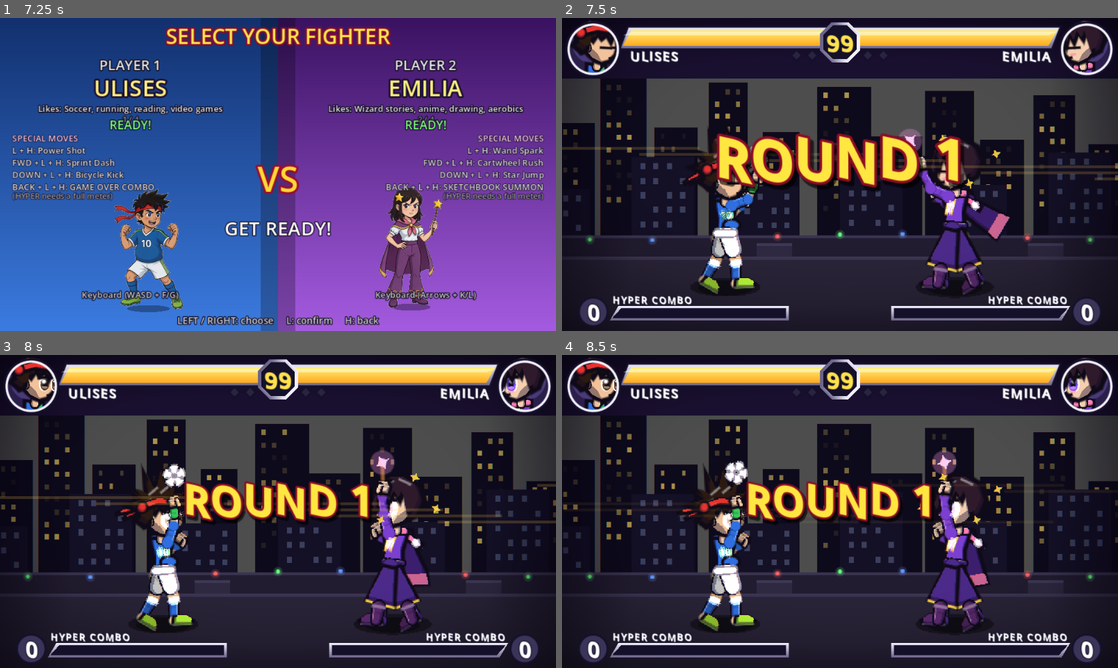
Above: before the commit, frames 1-4 (two rows, left to right).
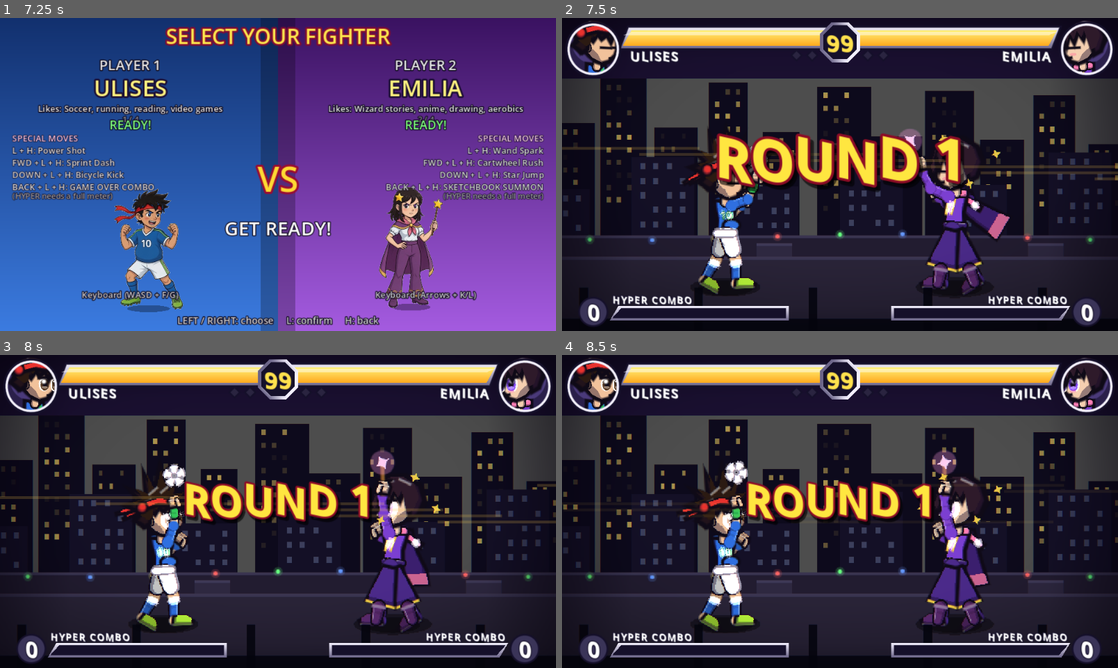
Above: after the commit, the same moments.

Repository: timoteoponce/fighting-game
Game: Godot game, scene res://scenes/main.tscn
The game is run twice, just before and just after one commit, with the same random seed, the same clock (stepped at 60 frames per second) and the same inputs.
Inputs:
- Up to frame 1 (7.25 s): tap Enter at 0.5, 4.35 s; hold D 0.53-1.28 s; tap F at 0.6, 6.6 s; hold S 1.28-2.03 s; tap G at 1.35 s; hold D 2.03-2.78 s; tap 1 at 2.1 s; hold W 2.78-3.53 s; tap K at 2.85 s; hold A 3.53-5.03 s; tap L at 3.6 s; hold S 5.03-5.78 s; tap Backspace at 5.1 s; hold D 5.78-6.53 s; tap R at 5.85 s; hold W from 6.53 s (still down)
- Up to frame 2 (7.5 s): release W at 7.28 s; hold D from 7.28 s (still down); tap G at 7.35 s
- Up to frame 3 (8 s): keep holding D
- Up to frame 4 (8.5 s): release D at 8.03 s; hold S from 8.03 s (still down); tap 1 at 8.1 s

Frame 1 is identical in both runs. In frame 2, 0.6% of the frame differs, in the area x 23-88%, y 86-100%; in frame 3, 0.6%; in frame 4, 0.6%.

Commit message:
Phase 3: add foreground occluder layer

Diff:
--- a/scripts/fight/fight.gd
+++ b/scripts/fight/fight.gd
@@ -19,6 +19,7 @@
 var projectiles: Array[Projectile] = []
 var stage: Stage
 var effects: Effects
+var foreground: Foreground
 var post_mat: ShaderMaterial
 var camera: Camera2D
 var hud: Hud
@@ -90,6 +91,14 @@
 		fighters.append(f)
 	fighters[0].opponent = fighters[1]
 	fighters[1].opponent = fighters[0]
+	# Foreground occluders: above the fighters, below the effects, so hit
+	# sparks still read on top. Parallax f > 1 makes them move faster than
+	# the fighters and read as close to the camera.
+	foreground = Foreground.new()
+	foreground.stage = stage
+	foreground.kind = stage.kind
+	foreground.z_index = 4
+	world.add_child(foreground)
 	effects = Effects.new()
 	effects.z_index = 5
 	world.add_child(effects)
--- /dev/null
+++ b/scripts/fight/foreground.gd
@@ -0,0 +1,128 @@
+class_name Foreground
+extends Node2D
+## Foreground occluders: dark, out-of-focus silhouettes drawn in front of the
+## fighters to sell depth. Parallax f > 1 so they move faster than the fighters
+## and read as close to the camera. Sits at z_index 4 — above the fighters,
+## below the effects — so hit sparks still read on top of everything.
+
+var stage: Stage
+var kind := "field"
+var t := 0.0
+
+func _process(delta: float) -> void:
+	t += delta
+	queue_redraw()
+
+func layer(f: float) -> void:
+	var sx := 0.0
+	var sy := 0.0
+	if stage != null:
+		sx = (stage.cam_x - Fight.STAGE_W * 0.5) * (1.0 - f)
+		sy = (stage.cam_y - Stage.BASE_Y) * (1.0 - f)
+	draw_set_transform(Vector2(sx, sy))
+
+func _draw() -> void:
+	match kind:
+		"library":
+			_draw_library()
+		"rooftop":
+			_draw_rooftop()
+		"dojo":
+			_draw_dojo()
+		"beach":
+			_draw_beach()
+		"snow":
+			_draw_snow()
+		_:
+			_draw_field()
+	draw_set_transform(Vector2.ZERO)
+
+# --- Soccer stadium ----------------------------------------------------------------
+
+func _draw_field() -> void:
+	# Near crowd: dark heads and shoulders along the bottom, in front of the pitch.
+	layer(1.3)
+	var col := Color(0.02, 0.02, 0.05, 0.88)
+	for i in 11:
+		var x := -120.0 + i * 125.0 + sin(t * 0.5 + i * 2.3) * 5.0
+		var y := 350.0 + sin(i * 1.9) * 6.0
+		draw_circle(Vector2(x, y - 16.0), 19.0, col)
+		draw_circle(Vector2(x, y + 10.0), 29.0, col)
+
+# --- Magic library -----------------------------------------------------------------
+
+func _draw_library() -> void:
+	# A near bookshelf on the left edge, and a candle hanging in from the top.
+	layer(1.25)
+	var col := Color(0.03, 0.02, 0.05, 0.9)
+	draw_rect(Rect2(-40, -60, 70, 460), col)
+	for i in 6:
+		draw_line(Vector2(-40, 20.0 + i * 62.0), Vector2(30, 20.0 + i * 62.0), Color(0.1, 0.07, 0.14, 0.8), 3.0)
+	# Candle.
+	var cx := 620.0
+	var cy := sin(t * 0.8) * 4.0
+	draw_line(Vector2(cx, -40), Vector2(cx, 40.0 + cy), Color(0.05, 0.04, 0.08, 0.9), 3.0)
+	draw_circle(Vector2(cx, 52.0 + cy), 7.0, Color(0.1, 0.08, 0.12, 0.9))
+	draw_circle(Vector2(cx, 50.0 + cy), 3.0, Color(1, 0.85, 0.5, 0.7))
+
+# --- Rooftop -----------------------------------------------------------------------
+
+func _draw_rooftop() -> void:
+	# A near railing along the bottom and an antenna on the right.
+	layer(1.3)
+	var col := Color(0.02, 0.02, 0.06, 0.9)
+	draw_rect(Rect2(-100, 330, 1300, 40), col)
+	for i in 12:
+		draw_rect(Rect2(-80.0 + i * 110.0, 300, 8, 60), col)
+	# Antenna.
+	draw_line(Vector2(920, 340), Vector2(920, 180), col, 5.0)
+	draw_line(Vector2(890, 200), Vector2(950, 200), col, 4.0)
+	draw_line(Vector2(900, 240), Vector2(940, 240), col, 4.0)
+
+# --- Dojo --------------------------------------------------------------------------
+
+func _draw_dojo() -> void:
+	# A near wooden pillar on the left and a lantern hanging in from the top.
+	layer(1.25)
+	var col := Color(0.04, 0.02, 0.03, 0.92)
+	draw_rect(Rect2(-30, -60, 60, 460), col)
+	draw_line(Vector2(-30, -60), Vector2(-30, 400), Color(0.12, 0.07, 0.08, 0.7), 3.0)
+	# Lantern.
+	var lx := 560.0
+	var ly := sin(t * 0.6) * 5.0
+	draw_line(Vector2(lx, -40), Vector2(lx, 30.0 + ly), Color(0.06, 0.04, 0.05, 0.9), 3.0)
+	draw_circle(Vector2(lx, 48.0 + ly), 16.0, Color(0.14, 0.09, 0.08, 0.9))
+	draw_circle(Vector2(lx, 48.0 + ly), 9.0, Color(1, 0.7, 0.35, 0.55))
+
+# --- Beach ------------------------------------------------------------------------
+
+func _draw_beach() -> void:
+	# A palm frond hanging in from the top-left, and a rock on the bottom-right.
+	layer(1.25)
+	var col := Color(0.03, 0.05, 0.04, 0.9)
+	for i in 5:
+		var a := -0.5 + i * 0.28
+		var pts := PackedVector2Array()
+		for k in 8:
+			var d := k * 22.0
+			pts.append(Vector2(40.0 + cos(a) * d, -20.0 + sin(a) * d + k * k * 1.5))
+		draw_polyline(pts, col, 7.0 - i * 0.8, true)
+	draw_circle(Vector2(560, 350), 46.0, Color(0.05, 0.05, 0.07, 0.85))
+	draw_circle(Vector2(520, 356), 30.0, Color(0.05, 0.05, 0.07, 0.8))
+
+# --- Snowy park --------------------------------------------------------------------
+
+func _draw_snow() -> void:
+	# A snowdrift along the bottom and a bare branch in from the top-right.
+	layer(1.3)
+	draw_colored_polygon(PackedVector2Array([Vector2(-100, 360), Vector2(-100, 330),
+		Vector2(200, 318), Vector2(500, 332), Vector2(800, 320), Vector2(1100, 335),
+		Vector2(1100, 360)]), Color(0.75, 0.8, 0.9, 0.9))
+	var col := Color(0.04, 0.03, 0.05, 0.9)
+	for i in 4:
+		var a := 2.6 + i * 0.22
+		var pts := PackedVector2Array()
+		for k in 7:
+			var d := k * 24.0
+			pts.append(Vector2(620.0 - cos(a) * d, -10.0 + sin(a) * d + k * k * 1.2))
+		draw_polyline(pts, col, 6.0 - i * 0.9, true)
Not shown, added: scripts/fight/foreground.gd.uid
Not shown, changed: README.md
